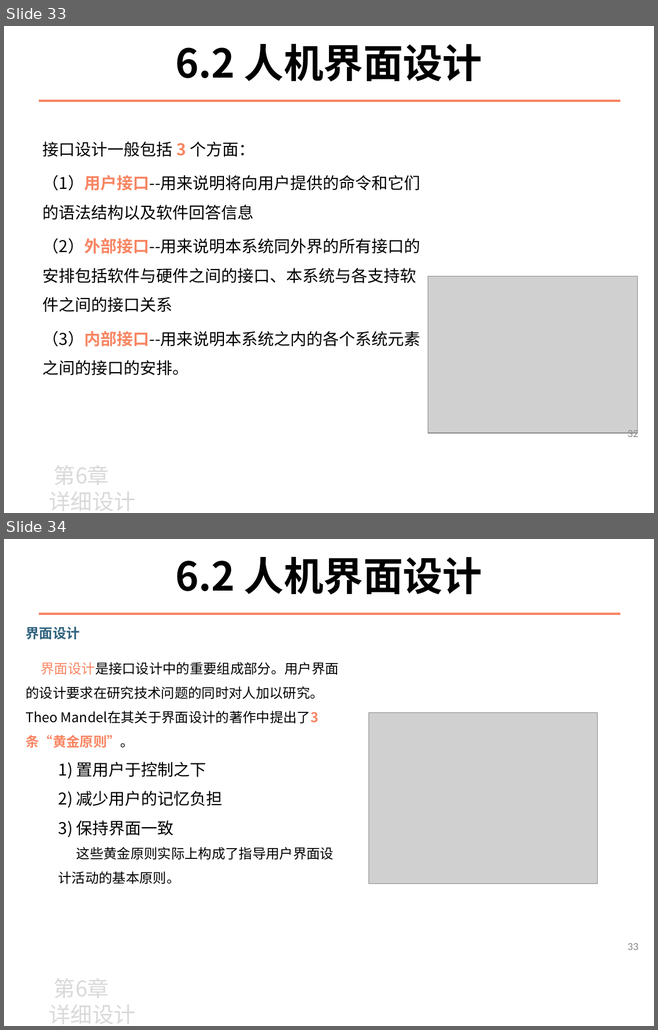
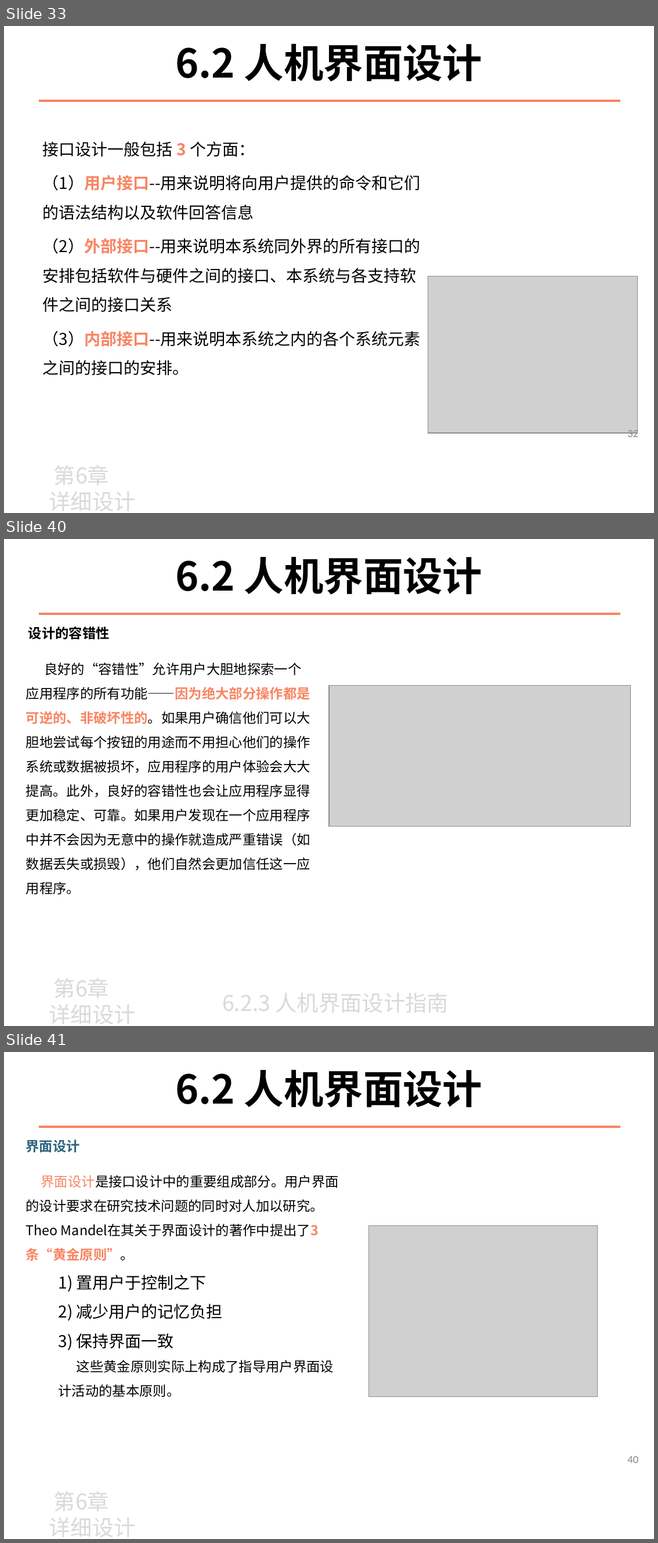
Before and after one commit to zeemeil/zeemeil.github.io, a slide deck: files/2025_1_SE/0331_SE_chapter6.pptx. Shown one above the other, each under a label of ours: slides 33 and 34 before the commit, slides 33, 40 and 41 after it; the slides between them are not shown. The pictures are 658x1030 and 658x1543 pixels, drawn with LibreOffice and Linux fonts; fonts in the diff are those of the drawing; grey boxes stand for pictures; background and template pictures are left out. Boxes give left, top, right and bottom in pixels: in the first picture for what was removed or moved away, otherwise in the second. Text is boxed around its words. In the diff, an @@ line names an element or a change of style, - is before the commit and + after.

```diff
--- a/files/2025_1_SE/0331_SE_chapter6.pptx
+++ b/files/2025_1_SE/0331_SE_chapter6.pptx
@@ slide 40 added at (4,539,654,1026), background picture (left out) @@
@@ text added at (175,556,482,595), 44 pt, text #000000, bold @@
+6.2 人机界面设计
@@ line added from (39, 614) to (620, 614), #F88562 2.25 pt @@
@@ text added at (28,627,110,639), 15 pt, text #000000, bold @@
+设计的容错性
@@ text added at (26,663,310,895), 15 pt, text #000000 @@
+良好的“容错性”允许用户大胆地探索一个应用程序的所有功能——因为绝大部分操作都是可逆的、非破坏性的。如果用户确信他们可以大胆地尝试每个按钮的用途而不用担心他们的操作系统或数据被损坏，应用程序的用户体验会大大提高。此外，良好的容错性也会让应用程序显得更加稳定、可靠。如果用户发现在一个应用程序中并不会因为无意中的操作就造成严重错误（如数据丢失或损毁），他们自然会更加信任这一应用程序。
@@ picture added at (329,685,630,826) @@
@@ text added at (49,972,135,1026), 24 pt, text #D9D9D9 @@
+第6章
+详细设计
@@ text added at (222,986,449,1017), 24 pt, text #D9D9D9 @@
+6.2.3 人机界面设计指南
@@ what was slide 34 is now slide 41 @@
@@ page number at (627,1456,638,1463): text changed @@
-33
+40
```
Also in this commit, not shown: 6 slides changed, 8 other slides added, 1 slide removed, 4 other files.
